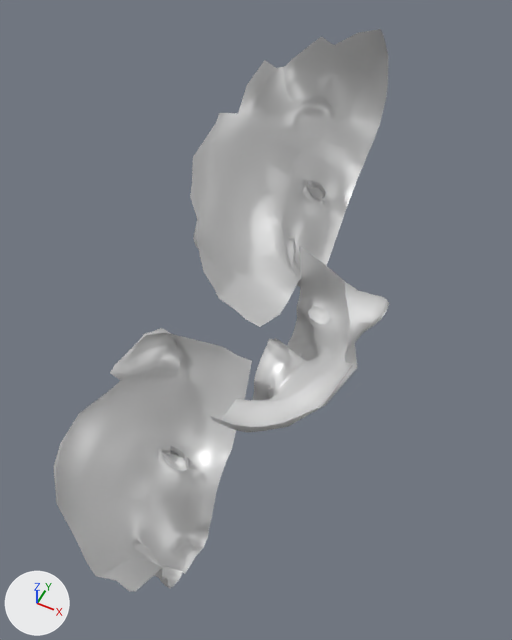
Two versions of the COLLADA model assets/models/WebGL-Export.dae, one commit apart.
One viewpoint serves both versions: a camera (50 mm lens) standing at (2.9, -4.48, 5.83) and looking at (-0.27, 1.86, -2.09). The axes (+X, +Y, +Z) are drawn at lower left. The lights are the same throughout. Where no turn or scale is listed for an object, it has been applied to the vertices.

In view in the first picture: 'BearHead-LowPoly', 'LionHead-LowPoly', 'Tigerhead-LowPoly'.
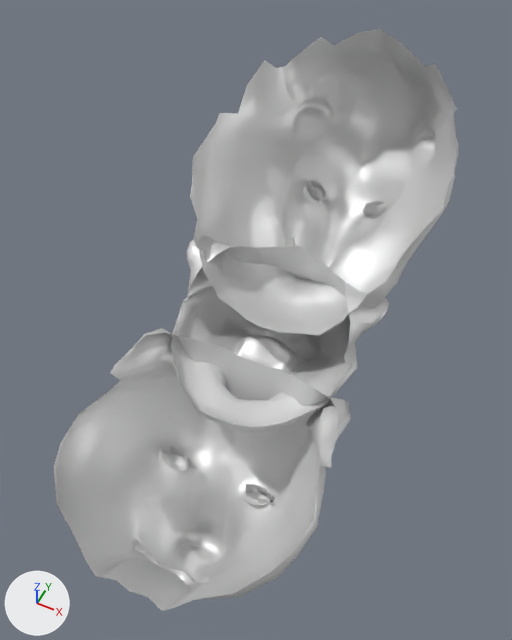
The newer file is also turned or shifted as a whole; pictures and numbers use the older file's frame.

Boxes [x1, y1, x2, y2] around the edits, measured in the pictures (512 x 640 px):
'LionHead-LowPoly', reshaped (35% wider)
    before: [190, 29, 388, 327]
    after: [190, 29, 458, 335]
'BearHead-LowPoly', reshaped (50% wider, 8% taller)
    before: [54, 328, 252, 591]
    after: [54, 328, 351, 611]
'Tigerhead-LowPoly', reshaped (23% wider)
    before: [210, 246, 389, 432]
    after: [169, 236, 389, 432]
part 1 of me_plane_003, added
    after: [169, 236, 301, 420]
part 2 of me_sphere_004, added
    after: [363, 200, 384, 215]
part 3 of me_sphere_004, added
    after: [261, 30, 458, 335]
part 4 of me_vert_002, added
    after: [243, 490, 272, 505]
part 5 of me_vert_002, added
    after: [130, 361, 351, 611]

The change in detail:
me_plane_003 is used by ob_tigerhead_lowpoly; location (0.0, -2.07, -0.89).
me_plane_003 had 719 vertices, 654 faces and spanned x 0.0..1.56, y 2.04..4.98, z -2.38..-0.32.
me_plane_003 now has 1396 vertices, 1308 faces and spans x -1.56..1.56, y 2.04..4.98, z -2.38..-0.32.
me_plane_003 part 1: 309 vertices added at x -1.56..-0.05, y 2.17..4.98, z -2.37..-0.34.
me_sphere_004 is used by ob_lionhead_lowpoly; location (0.0, 0.24, 0.1).
me_sphere_004 had 534 vertices, 507 faces and spanned x -1.82..0.0, y 1.22..6.09, z -2.94..0.79.
me_sphere_004 now has 1022 vertices, 1014 faces and spans x -1.82..1.82, y 1.22..6.09, z -2.94..0.79.
me_sphere_004 part 2: the loose piece of 81 vertices spanning x -0.67..-0.35, y 4.24..4.56, z -1.93..-1.66 is copied, and the copy is mirrored in x about the mesh origin; it spans x 0.35..0.67, y 4.24..4.56, z -1.93..-1.66.
me_sphere_004 part 3: 407 vertices added at x 0.04..1.82, y 1.32..6.08, z -2.91..0.75.
me_vert_002 is used by ob_bearhead_lowpoly; location (0.0, -4.4, -2.27).
me_vert_002 had 346 vertices, 312 faces and spanned x -1.81..0.0, y 2.2..5.63, z -2.71..0.33.
me_vert_002 now has 654 vertices, 624 faces and spans x -1.81..1.81, y 2.2..5.63, z -2.71..0.33.
me_vert_002 part 4: the loose piece of 17 vertices spanning x -0.92..-0.44, y 4.25..4.56, z -1.48..-1.28 is copied, and the copy is mirrored in x about the mesh origin; it spans x 0.44..0.92, y 4.25..4.56, z -1.48..-1.28.
Part 5, on me_vert_002:
285 vertices are added at x 0.05..1.81, y 2.2..5.63, z -2.69..0.33.
6 new vertices lie (0.09, 0.0, 0.0) away from vertices in x 0.0, y 2.84..4.91, z -1.68..-1.29.
296 new faces join them, mat_linework (white #e7e7e7).
